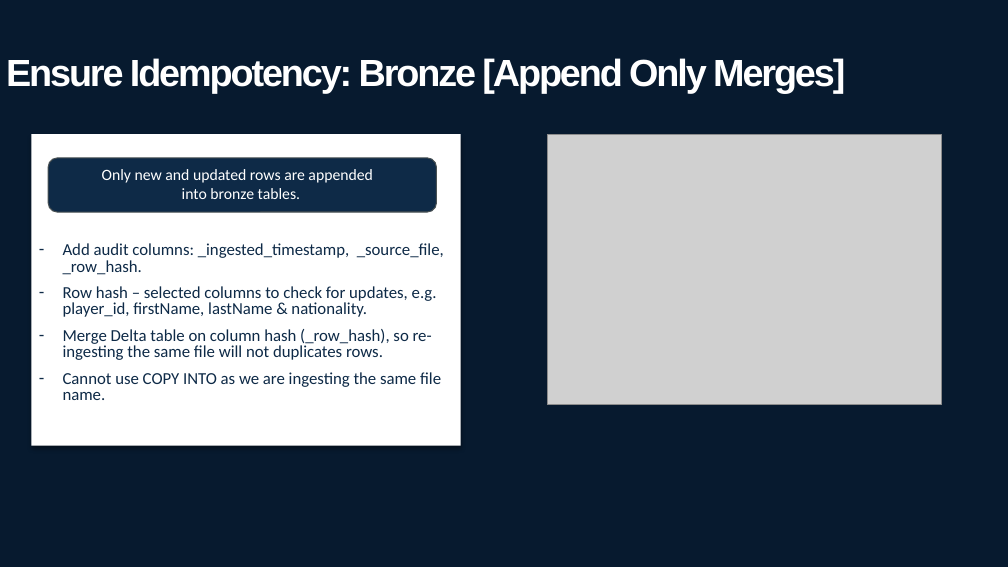
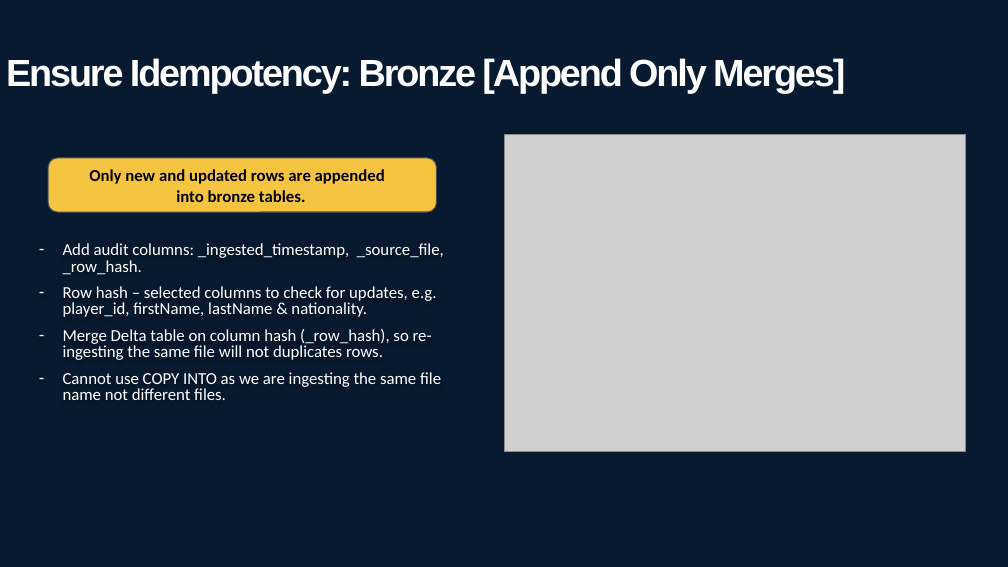
Before and after one commit to kwongheng/JDE10_final_project, a slide deck: slide 14 of docs/Final Project Presentation.pptx. Drawn at 1008x567 pixels with LibreOffice and Linux fonts; fonts in the diff are those of the drawing; grey boxes stand for pictures; background and template pictures are left out. Boxes give left, top, right and bottom in pixels: in the first picture for what was removed or moved away, otherwise in the second. Text is boxed around its words. In the diff, an @@ line names an element or a change of style, - is before the commit and + after.

```diff
--- a/docs/Final Project Presentation.pptx
+++ b/docs/Final Project Presentation.pptx
@@ text "Add audit columns: _ingested_timestamp, _source_file, ..." moved from (x1=32, y1=135, x2=461, y2=446) to (x1=63, y1=243, x2=444, y2=400) @@
@@ text "Add audit columns: _ingested_timestamp, _source_file, ..." at (x1=63, y1=243, x2=444, y2=400): fill #FFFFFF to none; shadow off @@
@@ picture resized from (x1=547, y1=134, x2=941, y2=405) to (x1=504, y1=134, x2=966, y2=451) @@
@@ rounded rectangle at (x1=48, y1=158, x2=437, y2=212): fill #0E2A47 to #F5C542 @@
@@ text "Only new and updated rows ..." at (x1=89, y1=169, x2=385, y2=202): size 15 to 16 pt, text colour #FFFFFF to #000000, bold on @@
@@ text at (x1=63, y1=243, x2=444, y2=360): text colour #0E2A47 to #FFFFFF in "Add audit columns: _ingested_timestamp, _source_file, _row_h ...", "Row hash – selected columns to check ...", "Merge Delta table on column hash (_row_hash), ..." @@
@@ text at (x1=63, y1=372, x2=441, y2=400): text changed; text colour #0E2A47 to #FFFFFF @@
-– Cannot use COPY INTO as we are ingesting the same file name.
+– Cannot use COPY INTO as we are ingesting the same file name not different files.
```
Also in this commit, not shown: 23 other slides changed, 5 slides added, 12 slides removed.
